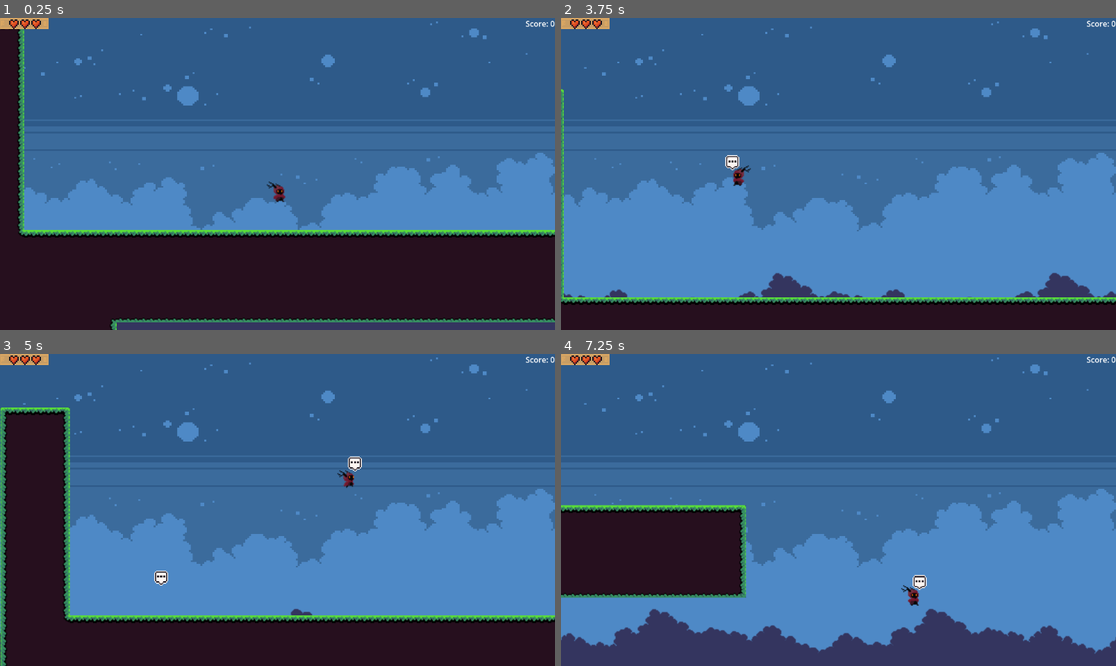
Above: before the commit, frames 1-4 (two rows, left to right).
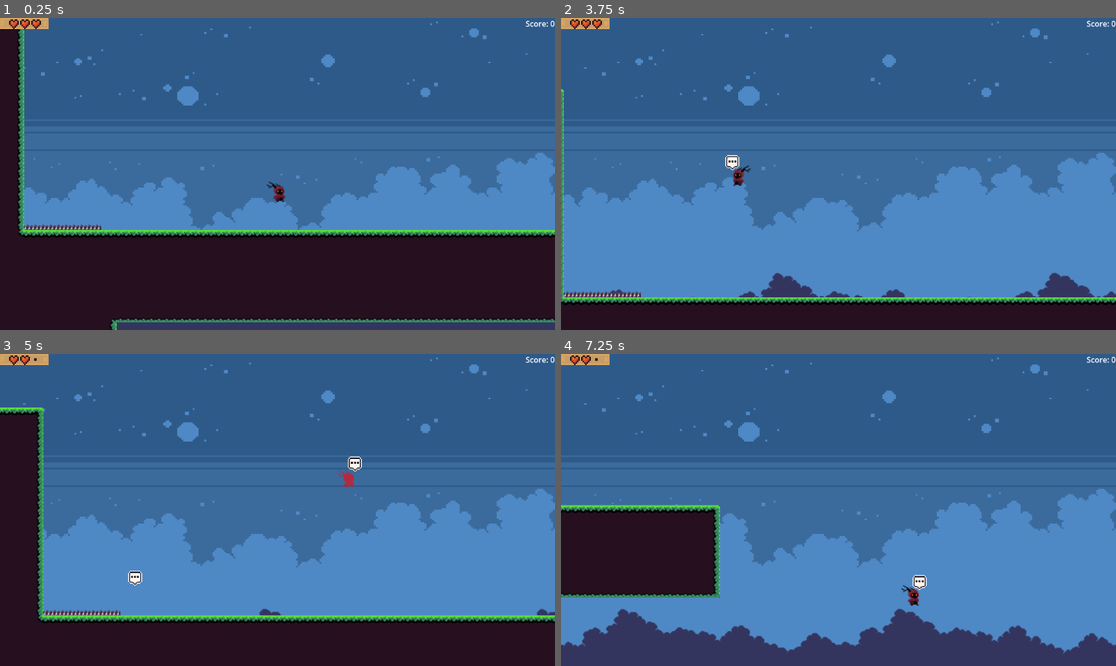
Above: after the commit, the same moments.

Repository: ag-pacier/Serif_Platformer
Game: Godot game, scene res://LevelStuff/Devlevel/devLevel.tscn
The game is run twice, just before and just after one commit, with the same random seed, the same clock (stepped at 60 frames per second) and the same inputs. Sound files missing from this copy of the repository are replaced by a short silence.
Inputs:
- Up to frame 1 (0.25 s): no input
- Up to frame 2 (3.75 s): tap Enter (return_but) at 0.5, 1.35, 2.85 s; hold Right (right) 0.53-2.03 s; tap F (action) at 0.6, 2.1, 3.6 s; tap Space (jump) at 0.77, 1.52, 3.02 s; hold Left (left) from 2.03 s (still down)
- Up to frame 3 (5 s): tap Space (jump) at 3.77, 4.52 s; release Left (left) at 4.28 s; hold Right (right) from 4.28 s (still down); tap Enter (return_but) at 4.35 s
- Up to frame 4 (7.25 s): keep holding Right (right); tap F (action) at 5.1, 6.6 s; tap Enter (return_but) at 5.85 s; tap Space (jump) at 6.02, 6.77 s

The runs differ from the first frame. In frame 1, 0.2% of the frame differs, in the area x 4-19%, y 66-68%; in frame 2, 0.2%; in frame 3, 6.6%, in the area x 0-100%, y 0-100%; in frame 4, 5.8%.

Commit message:
Dev level tweak
Added spikes to dev level to test being hurt

Diff:
--- a/LevelStuff/Devlevel/devLevel.tscn
+++ b/LevelStuff/Devlevel/devLevel.tscn
@@ -7,6 +7,7 @@
 [ext_resource type="Texture2D" uid="uid://bh5u35bv1lvxj" path="res://Art/Peaceful_Nightfield/tileset.png" id="4_4sij5"]
 [ext_resource type="AudioStream" uid="uid://mdp2doa241bw" path="res://Music/Pixel/Pixel 1.ogg" id="4_7yiu3"]
 [ext_resource type="Texture2D" uid="uid://dx2rwftuppphm" path="res://Art/stringstar fields/background_2.png" id="4_hf1jf"]
+[ext_resource type="TileSet" uid="uid://cjvnmumb8d1af" path="res://LevelStuff/_TileSets/cute_forest.tres" id="7_w0vl6"]
 [ext_resource type="PackedScene" uid="uid://c31t0m1h55ytb" path="res://LevelStuff/_trigger/trigger_base.tscn" id="8_ngk8f"]
 
 [sub_resource type="TileSetAtlasSource" id="TileSetAtlasSource_6bjdc"]
@@ -140,6 +141,10 @@
 tile_map_data = PackedByteArray("AAAoADkAAQALAAMAAAAnADkAAQAKAAMAAAAmADkAAQAKAAMAAAAlADkAAQAKAAMAAAAkADkAAQAKAAMAAAAjAD …(336 unchanged characters)…
 tile_set = SubResource("TileSet_hf1jf")
 
+[node name="Damage" parent="TileMapLayers" index="2"]
+tile_map_data = PackedByteArray("AAADABwAAAANAAQAAAAEABwAAAANAAQAAAAFABwAAAANAAQAAAAGABwAAAANAAQAAAAHABwAAAANAAQAAAAIABwAAAANAAQAAAAJABwAAAANAAQAAAAKABwAAAANAAQAAAALABwAAAANAAQAAAAMABwAAAANAAQAAAA=")
+tile_set = ExtResource("7_w0vl6")
+
 [node name="Bottom Boundary" type="StaticBody2D" parent="TileMapLayers" index="4"]
 position = Vector2(0, -30)
 collision_layer = 598
Not shown: 1 places in LevelStuff/Devlevel/devLevel.tscn that only renumber resources
